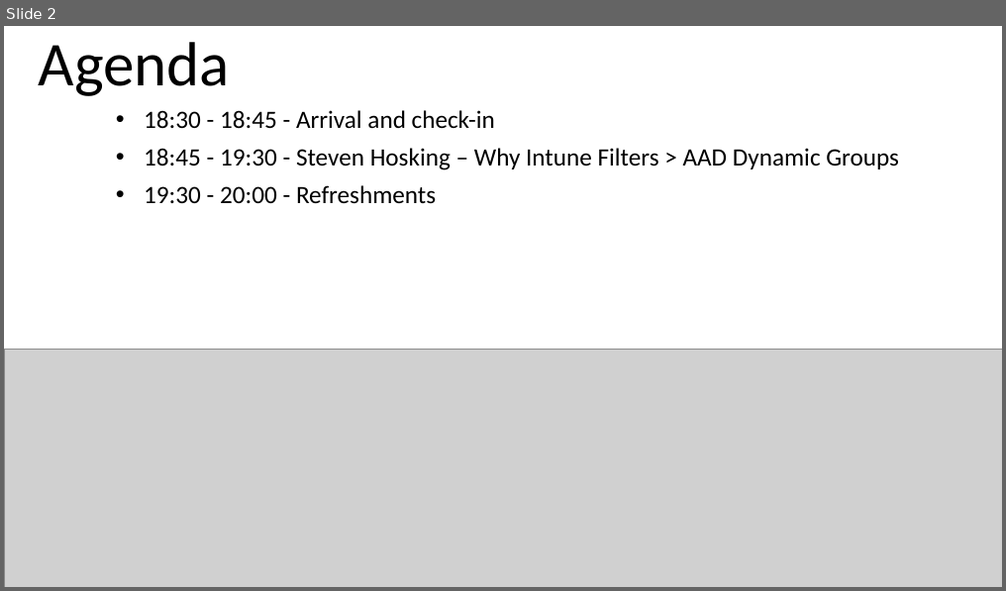
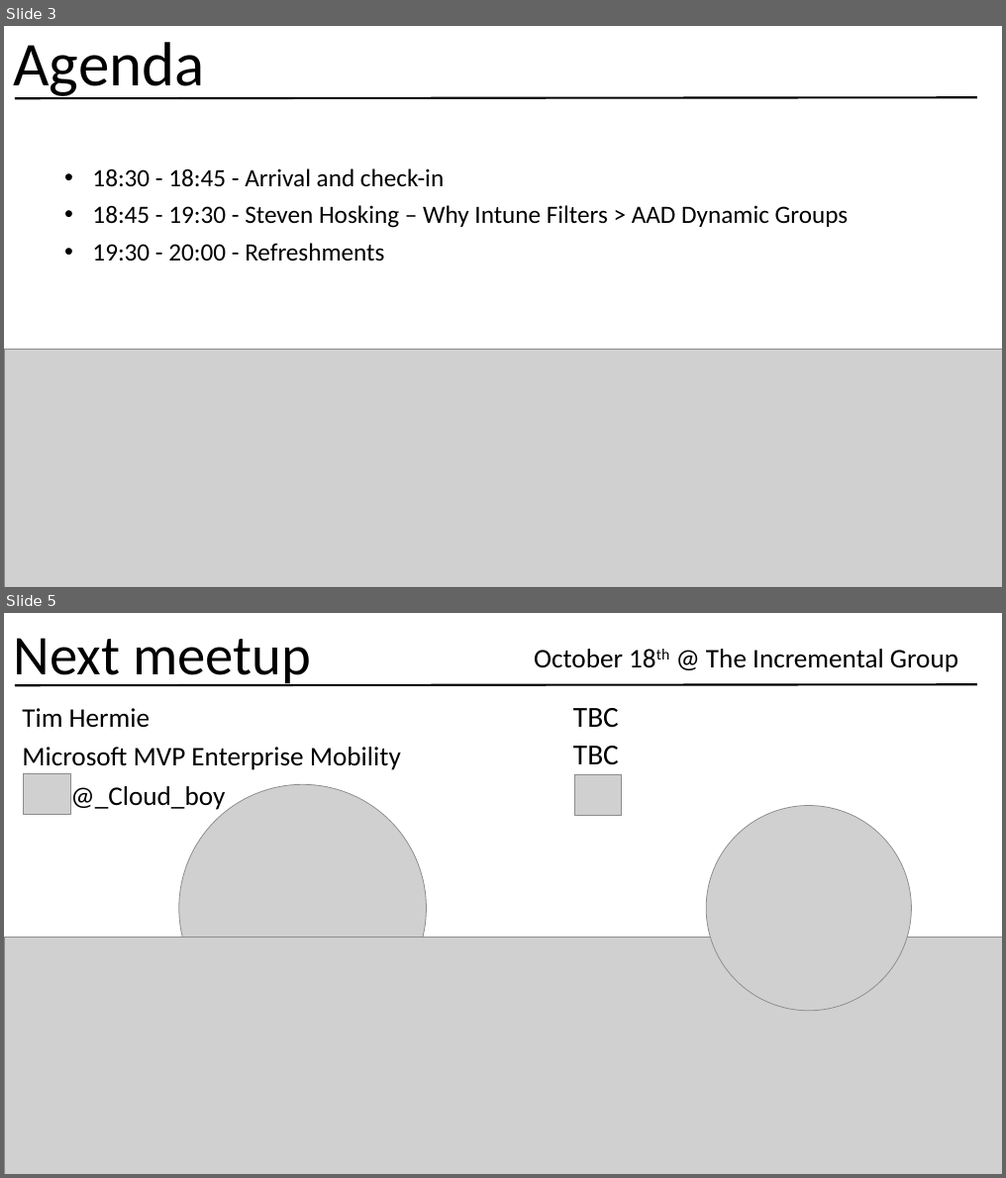
Before and after one commit to smcallister594/memugscotland, a slide deck: MEMUGScotland-Resources/Slides/31st-August-2022.pptx. Shown one above the other, each under a label of ours: slide 2 before the commit, slides 3 and 5 after it; the slides between them are not shown. The pictures are 1006x591 and 1006x1178 pixels, drawn with LibreOffice and Linux fonts; fonts in the diff are those of the drawing; grey boxes stand for pictures. Boxes give left, top, right and bottom in pixels: in the first picture for what was removed or moved away, otherwise in the second. Text is boxed around its words. In the diff, an @@ line names an element or a change of style, - is before the commit and + after.

```diff
--- a/MEMUGScotland-Resources/Slides/31st-August-2022.pptx
+++ b/MEMUGScotland-Resources/Slides/31st-August-2022.pptx
@@ slide 5 added at [4,613,1002,1174], background #FFFFFF @@
@@ title added at [14,638,311,687], 54 pt, text #000000 @@
+Next meetup
@@ subtitle added at [534,649,958,672], 25.9 pt, text #000000 @@
+October 18th @ The Incremental Group
@@ line added from (15, 685) to (977, 685), #000000 2 pt @@
@@ text added at [22,708,401,812], 25.9 pt, text #000000 @@
+Tim Hermie
+Microsoft MVP Enterprise Mobility
+@_Cloud_boy
@@ text added at [573,708,619,764], 28 pt, text #000000 @@
+TBC
+TBC
@@ picture added at [24,774,70,814] @@
@@ picture added at [179,784,426,1032] @@
@@ picture added at [574,774,622,815] @@
@@ picture added at [706,805,912,1011] @@
@@ picture added at [4,937,1002,1174] @@
@@ what was slide 2 is now slide 3 @@
@@ slide 3 changed as well @@
@@ title "Agenda" rewrapped from [39,42,230,96] to [13,42,204,100] @@
@@ line added from (15, 98) to (977, 98), #000000 2 pt @@
@@ subtitle "18:30 - 18:45 - Arrival ...": place and size @@
-subtitle "18:30 - 18:45 - Arrival ..." at [144,110,899,204]
+subtitle "18:30 - 18:45 - Arrival ..." at [92,169,848,262]
```
Also in this commit, not shown: 3 other slides changed, 2 other slides added, 5 other files.
